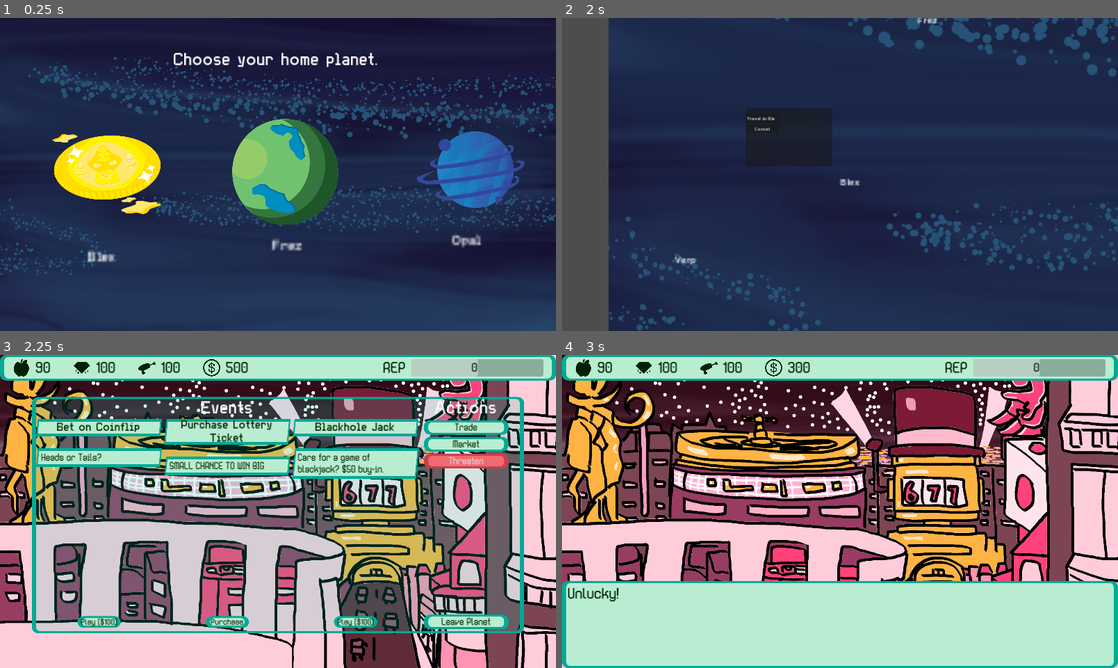
Above: before the commit, frames 1-4 (two rows, left to right).
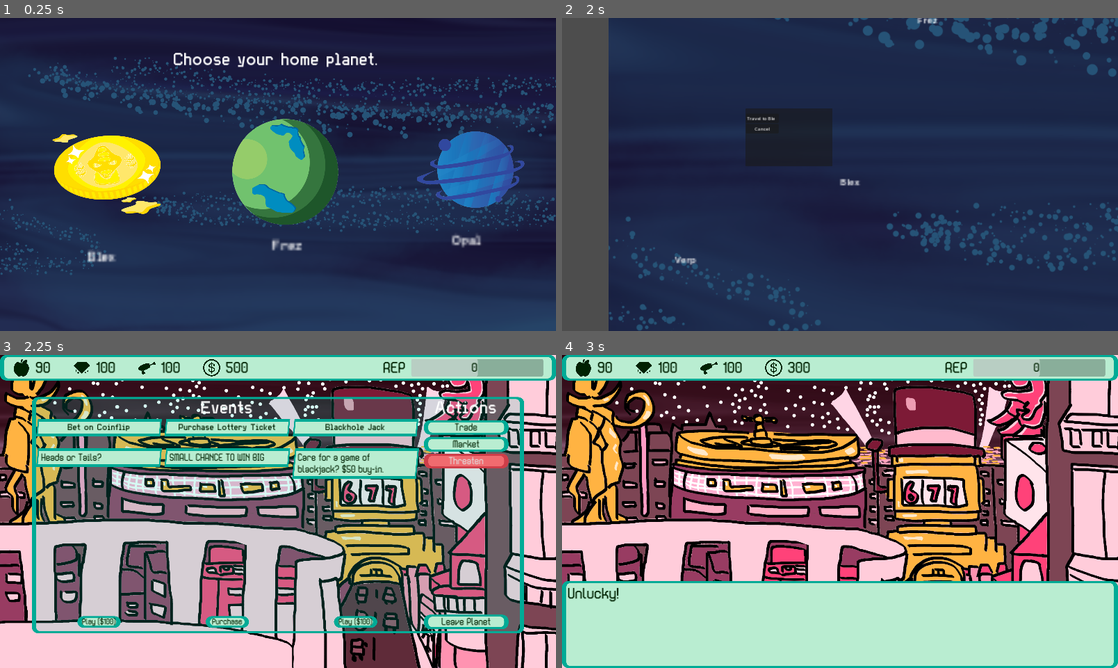
Above: after the commit, the same moments.

Repository: TheWorldisWatchingGameJam/TheWorldisWatching
Game: Godot game, scene res://Scenes/main.tscn
Same seed, same stepped clock (60 frames per second), same inputs: the game is played once before the commit and once after it. The engine's default icon, where the game draws it, is replaced by a stand-in: a white triangle on a blue panel in a dark square.
Inputs (mouse positions are in pixels of both pictures, inside the frame that each line leads up to):
- Up to frame 1 (0.25 s): no input
- Up to frame 2 (2 s): tap Enter at 0.5 s; move the mouse to (667, 177) at 0.52 s; click (667, 177) at 0.67 s; tap Space at 1.25 s; move the mouse to (678, 177) at 1.27 s; click (678, 177) at 1.42 s
- Up to frame 3 (2.25 s): click "Travel to Blex" at 2 s
- Up to frame 4 (3 s): click "Purchase" at 2.75 s

Frames 1-2 are identical in both runs. In frame 3, 3.6% of the frame differs, in the area x 10-71%, y 20-87%; in frame 4, nothing differs.
Error in both runs: Invalid assignment of property or key 'texture' with value of type 'CompressedTexture2D' on a base object of type 'Nil'. (res://PlanetNode.gd:17)

Commit message:
Revert "show message if player cannot afford event"
This reverts commit 19fe7ec9eecf30f04b212ce6742c084936b0822d.

Diff:
--- a/TWIW/Assets/Theme/event_name_label_settings.tres
+++ b/TWIW/Assets/Theme/event_name_label_settings.tres
@@ -4,5 +4,5 @@
 
 [resource]
 font = ExtResource("1_lfcst")
-font_size = 40
+font_size = 30
 font_color = Color(0, 0.133333, 0.00784314, 1)
--- a/TWIW/Scenes/planet_screen.gd
+++ b/TWIW/Scenes/planet_screen.gd
@@ -7,7 +7,6 @@
 
 @export var event_name_label_settings: LabelSettings
 @export var event_desc_label_settings: LabelSettings
-@export var cannot_afford_event_message: Array[DialogueItem]
 
 @onready var background = $Background
 @onready var planet_window = %PlanetWindow
@@ -322,7 +321,7 @@
 		var button = Button.new()
 		button.text = event.event_button_text
 		button.theme = load("res://Assets/Theme/button_theme.tres")
-		button.add_theme_font_size_override("font_size", 27)
+		button.add_theme_font_size_override("font_size", 25)
 		button.custom_minimum_size = Vector2(150, 40)
 		button.size_flags_horizontal = Control.SIZE_SHRINK_CENTER
 		button.size_flags_vertical = Control.SIZE_SHRINK_END
@@ -388,17 +387,9 @@
 func _on_event_selected(event: Event) -> void:
 	# Pay cost first
 	for cost in event.cost:
-
-		#Check if player can pay
 		if not player_data.can_pay(cost):
 			print("Player cannot afford event cost!")
-			var dialogue_window = load("res://Scenes/dialogue_window.tscn").instantiate()
-			dialogue_window.dialogue_array = cannot_afford_event_message
-			dialogue_window.dialogueFinished.connect(_info_window_finished.bind(dialogue_window))
-			self.add_child(dialogue_window)
 			return
-
-
 	for cost in event.cost:
 		player_data.player_data_modify(cost)
 
@@ -955,13 +946,11 @@
 			await current_dialogue_window.dialogueFinished
 		blackjack_active = false
 		window.visible = true
-		current_dialogue_window.queue_free()
 		emit_signal("eventChosen")
 
 # ============================================
 # END BLACKJACK SYSTEM
 # ============================================
-
 
 func _on_trade_button_pressed() -> void:
 	window.hide()
@@ -992,6 +981,3 @@
 func _on_leave_button_pressed() -> void:
 	playerLeftPlanet.emit(planet.name)
 	self.queue_free()
-
-func _info_window_finished(dialogue_window: Control) -> void:
-	dialogue_window.queue_free()
--- a/TWIW/Scenes/planet_screen.tscn
+++ b/TWIW/Scenes/planet_screen.tscn
@@ -1,8 +1,7 @@
-[gd_scene load_steps=14 format=3 uid="uid://cmcx2y2kmefbe"]
+[gd_scene load_steps=12 format=3 uid="uid://cmcx2y2kmefbe"]
 
 [ext_resource type="Script" path="res://Scenes/planet_screen.gd" id="1_h7ydv"]
 [ext_resource type="LabelSettings" uid="uid://dt0j1ho485ia6" path="res://Assets/Theme/event_name_label_settings.tres" id="3_eddby"]
-[ext_resource type="Script" path="res://Scripts/Components/dialogue_item.gd" id="4_xs45k"]
 [ext_resource type="LabelSettings" uid="uid://b2jya7wkh1jay" path="res://Assets/Theme/event_desc_label_settings.tres" id="5_0i3g7"]
 [ext_resource type="PackedScene" uid="uid://dkelrugrmtsdk" path="res://Scenes/player_ui.tscn" id="5_h8kr8"]
 [ext_resource type="LabelSettings" uid="uid://bepmqoip50uru" path="res://Assets/Theme/large_text_generic.tres" id="6_fwpuq"]
@@ -11,11 +10,6 @@
 [ext_resource type="FontFile" uid="uid://bvqyl8ghgkiik" path="res://Assets/Theme/Eightgon-OGn6p.ttf" id="10_hubp0"]
 [ext_resource type="StyleBox" uid="uid://8gfifrmm6kfc" path="res://Assets/Theme/threaten_button_hover_stylebox.tres" id="11_geemm"]
 [ext_resource type="StyleBox" uid="uid://cg4sm18yjmyjm" path="res://Assets/Theme/threaten_button_normal_stylebox.tres" id="12_d1a24"]
-
-[sub_resource type="Resource" id="Resource_4kciy"]
-script = ExtResource("4_xs45k")
-name = ""
-dialogue = "You cannot afford this event!"
 
 [sub_resource type="Theme" id="Theme_mnncx"]
 default_font_size = 30
@@ -36,7 +30,6 @@
 script = ExtResource("1_h7ydv")
 event_name_label_settings = ExtResource("3_eddby")
 event_desc_label_settings = ExtResource("5_0i3g7")
-cannot_afford_event_message = Array[ExtResource("4_xs45k")]([SubResource("Resource_4kciy")])
 
 [node name="Background" type="TextureRect" parent="."]
 custom_minimum_size = Vector2(1920, 1080)
